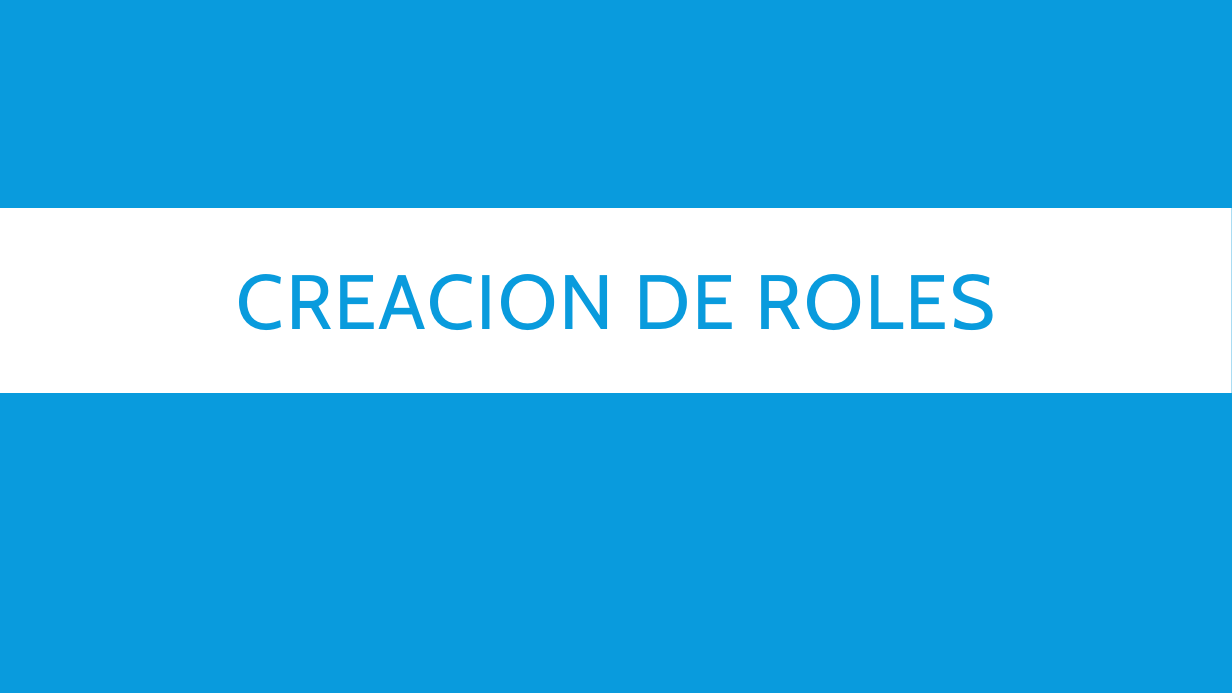
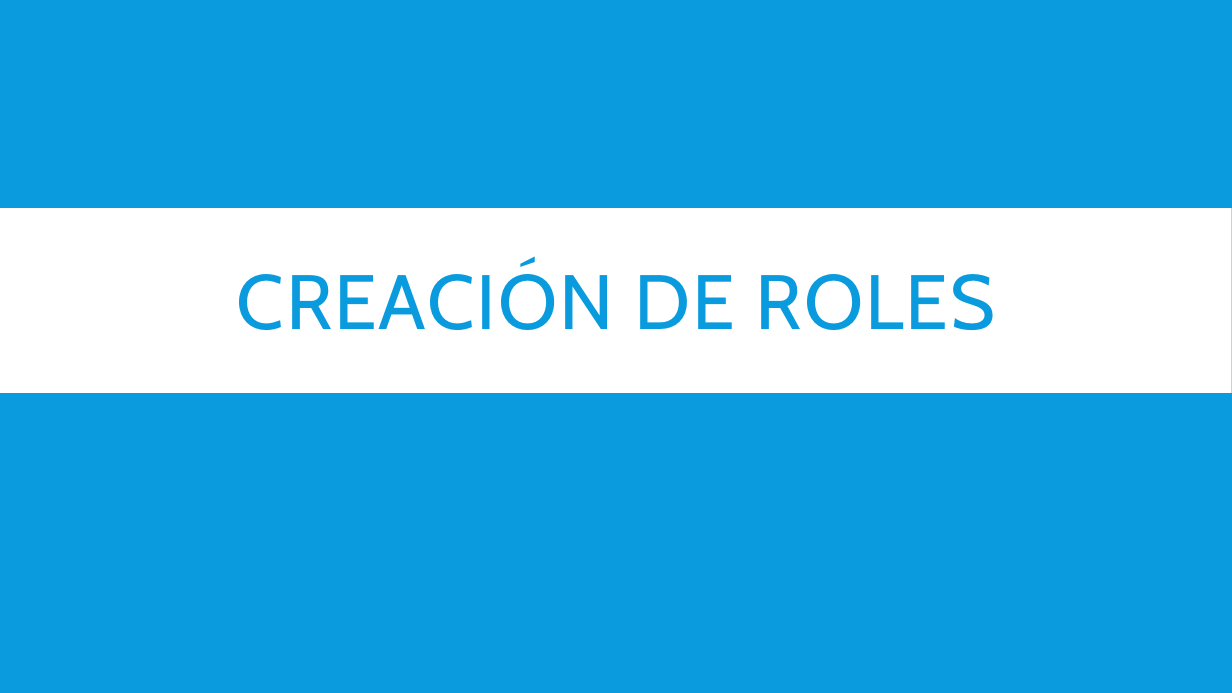
Before and after one commit to magoclown/PAPW2, a slide deck: slide 1 of Presentaciones/Creacion de Roles.pptx. Drawn at 1232x693 pixels with LibreOffice and Linux fonts; fonts in the diff are those of the drawing. Boxes give left, top, right and bottom in pixels: in the first picture for what was removed or moved away, otherwise in the second. Text is boxed around its words. In the diff, an @@ line names an element or a change of style, - is before the commit and + after.

Commit message:
Actualizacion de Creacion de Roles y se agrega proteccion CSRF

```diff
--- a/Presentaciones/Creacion de Roles.pptx
+++ b/Presentaciones/Creacion de Roles.pptx
@@ title at <box>237,264,995,330</box>: text changed @@
-CREACION DE ROLES
+CREACIÓN DE ROLES
```
Also in this commit, not shown: 6 other slides changed, 1 slide added, 1 other file.
